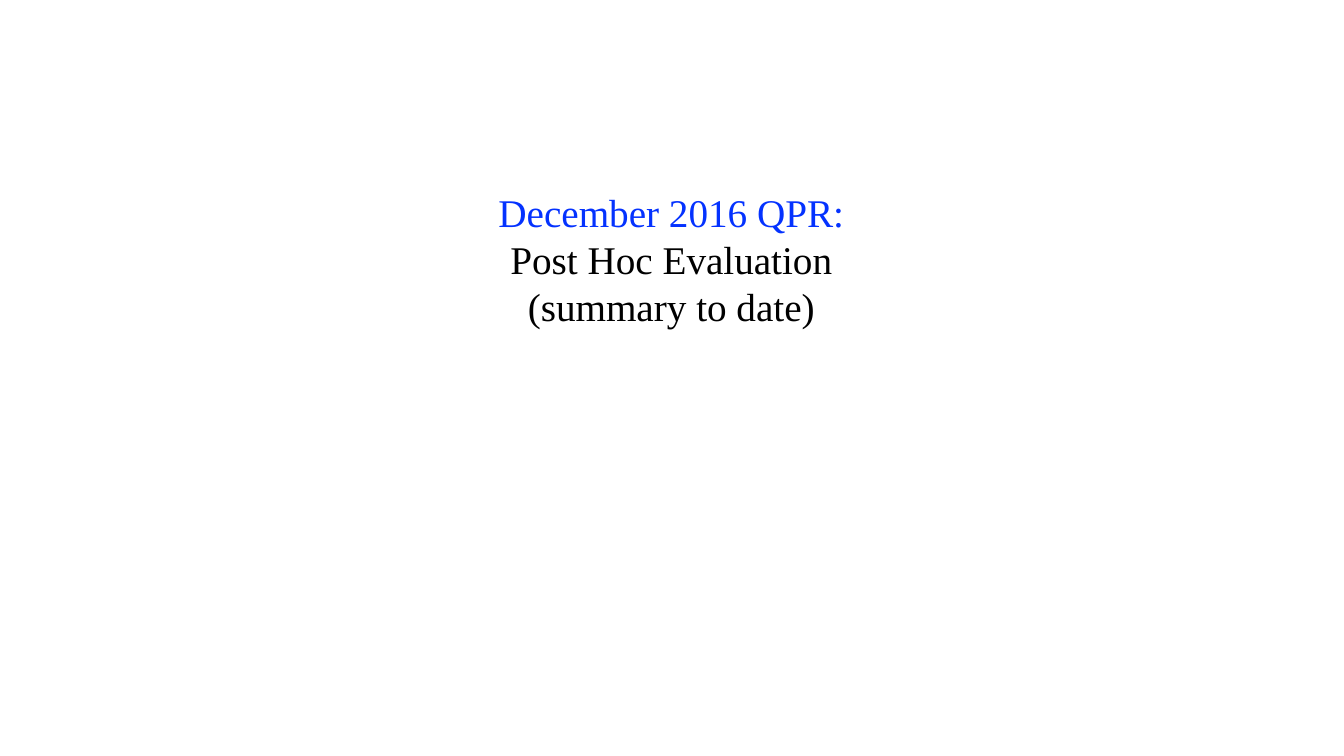
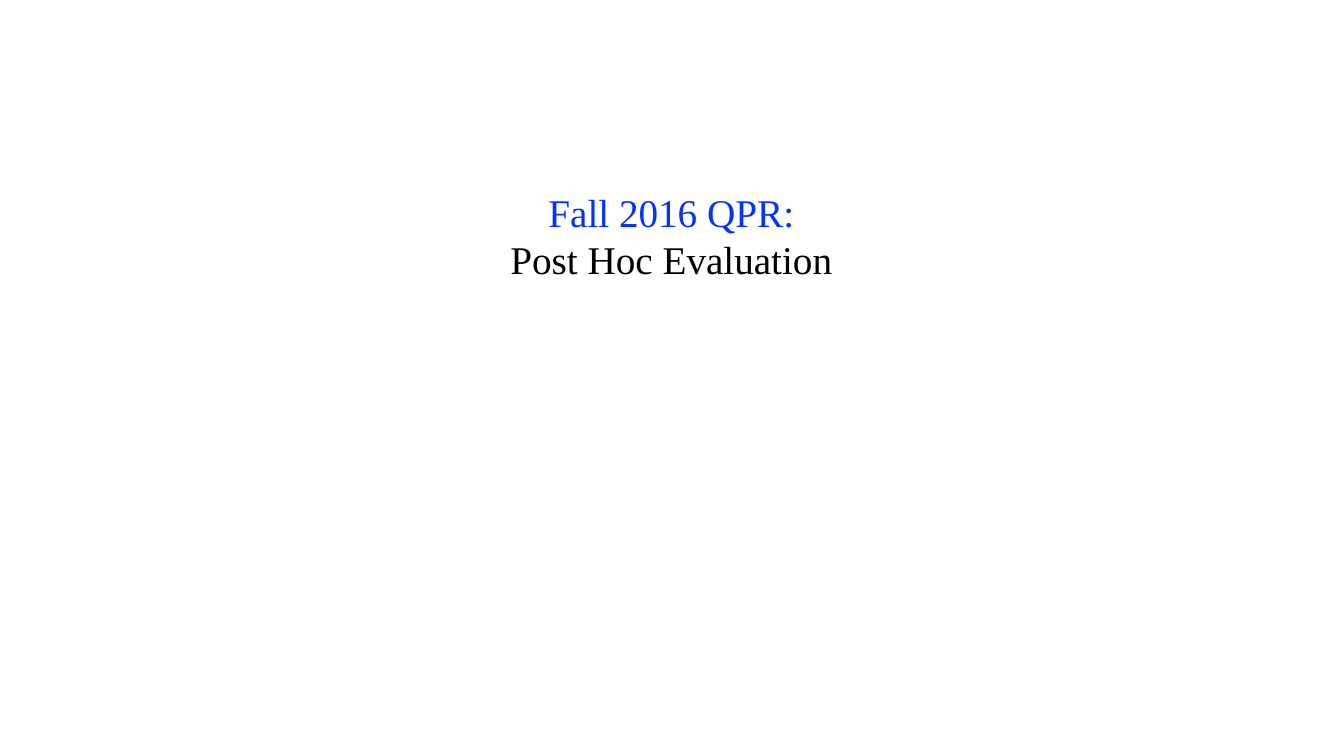
Before and after one commit to istresearch/qpr-fall-2016-eval, a slide deck: slide 1 of reporting/Fall_2016_QPR_Post_Hoc.pptx. Drawn at 1344x756 pixels with LibreOffice and Linux fonts; fonts in the diff are those of the drawing. Boxes give left, top, right and bottom in pixels: in the first picture for what was removed or moved away, otherwise in the second. Text is boxed around its words. In the diff, an @@ line names an element or a change of style, - is before the commit and + after.

```diff
--- a/reporting/Fall_2016_QPR_Post_Hoc.pptx
+++ b/reporting/Fall_2016_QPR_Post_Hoc.pptx
@@ text at (x1=548, y1=199, x2=794, y2=234): text changed @@
-December 2016 QPR:
+Fall 2016 QPR:
@@ text at (x1=528, y1=293, x2=814, y2=329): paragraph removed @@
-(summary to date)
```
Also in this commit, not shown: 6 other slides changed, 25 other files.
